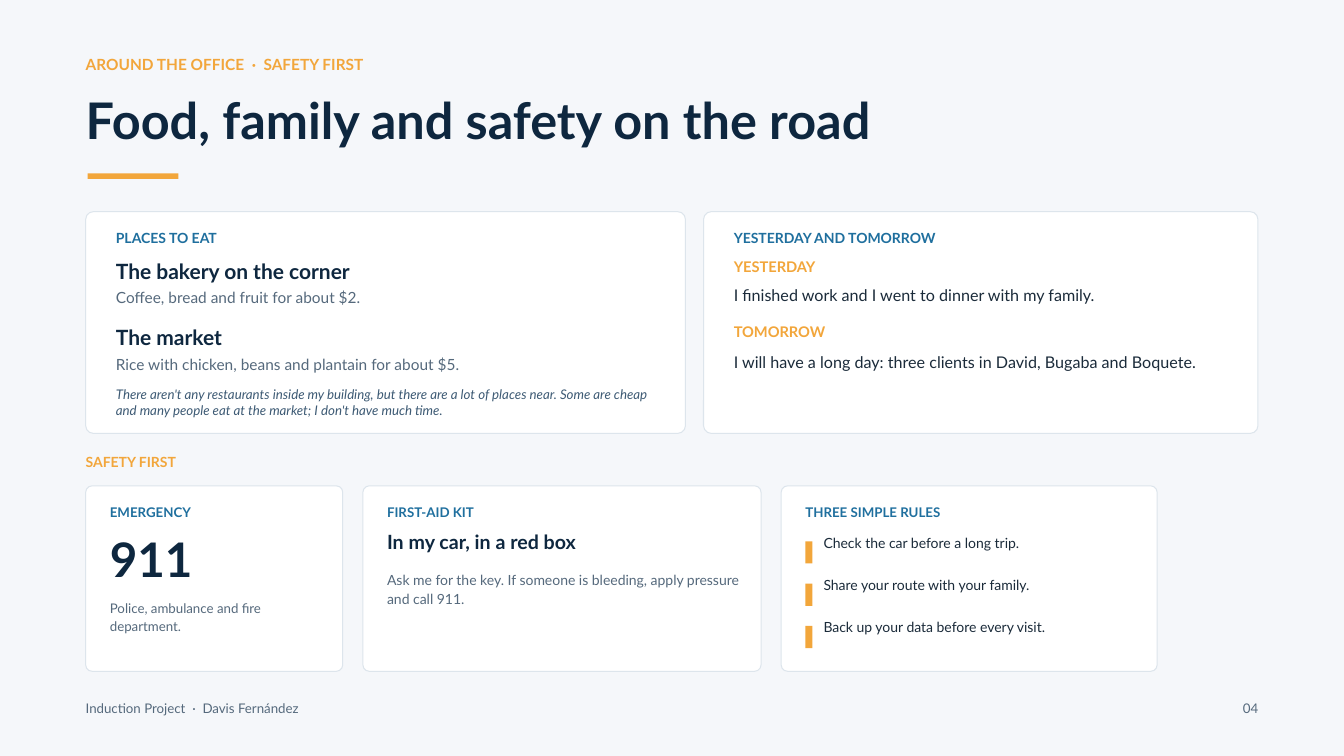
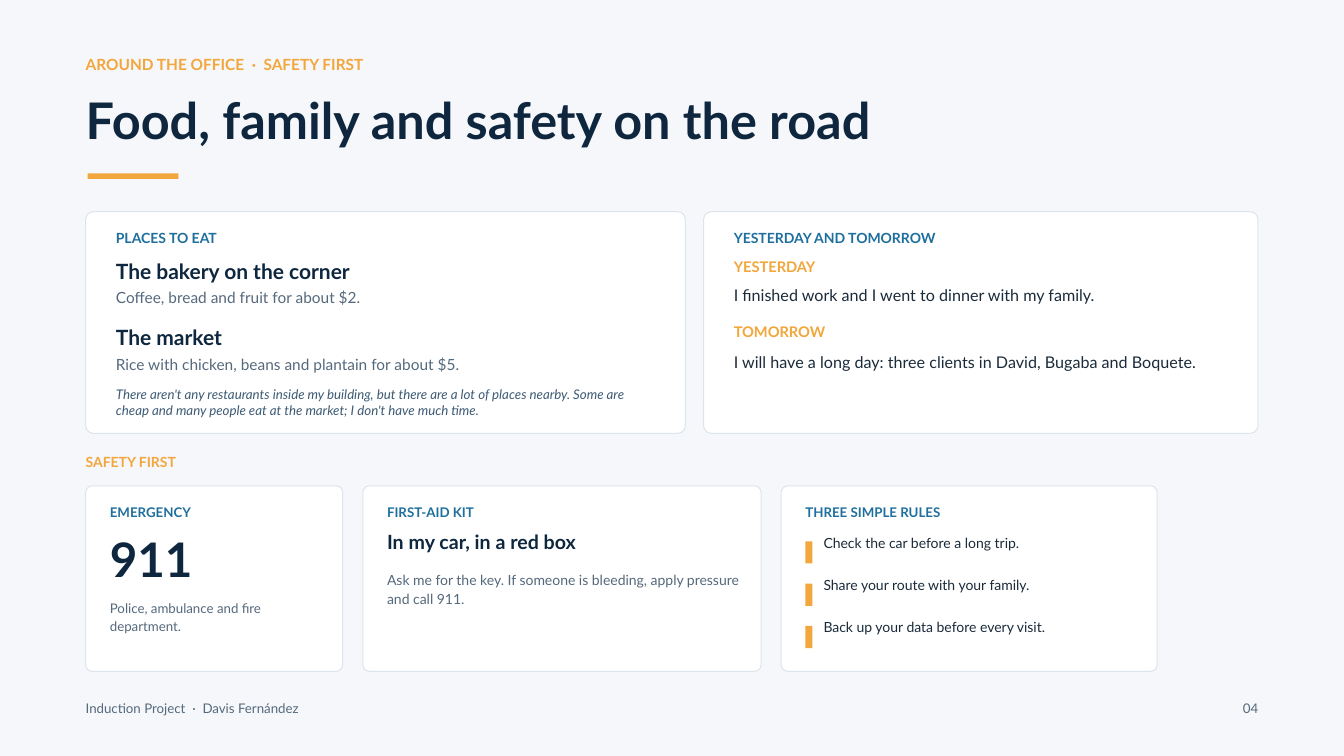
Before and after one commit to Davisday13/welcome-kit-induction, a slide deck: slide 4 of Induction_Project_Davis_Fernandez_FINAL.pptx. Drawn at 1344x756 pixels with LibreOffice and Linux fonts; fonts in the diff are those of the drawing. Boxes give left, top, right and bottom in pixels: in the first picture for what was removed or moved away, otherwise in the second. Text is boxed around its words. In the diff, an @@ line names an element or a change of style, - is before the commit and + after.

```diff
--- a/Induction_Project_Davis_Fernandez_FINAL.pptx
+++ b/Induction_Project_Davis_Fernandez_FINAL.pptx
@@ text at [116,389,624,418]: text changed @@
-There aren't any restaurants inside my building, but there are a lot of places near. Some are cheap and many people eat at the market; I don't have much time.
+There aren't any restaurants inside my building, but there are a lot of places nearby. Some are cheap and many people eat at the market; I don't have much time.
```
Also in this commit, not shown: 1 other slide changed, 11 other files.
